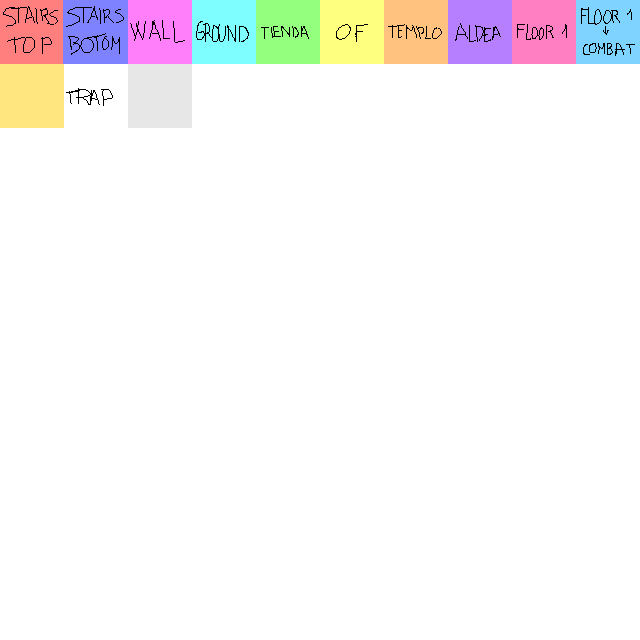
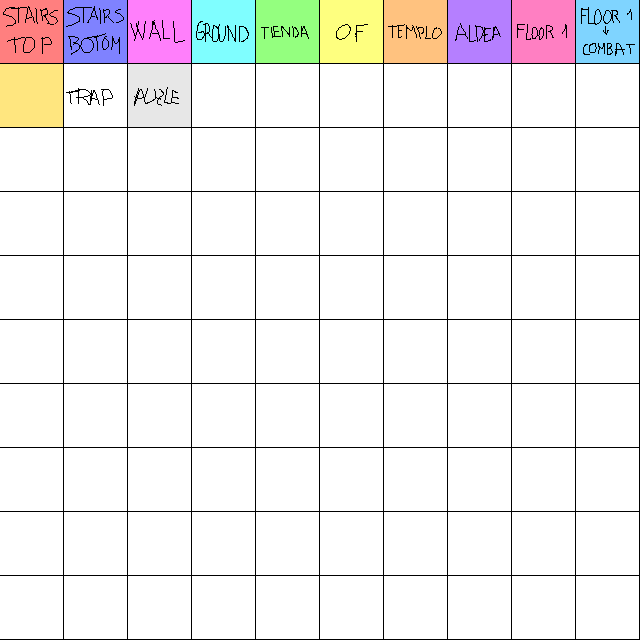
Revision of a layered 640 × 640 image; what changed, layer by layer:
showed group "Grupo 1" (100 layers) over [left=0, top=0, right=640, bottom=640]
painted on "Capa 2" over [left=134, top=87, right=179, bottom=106]
